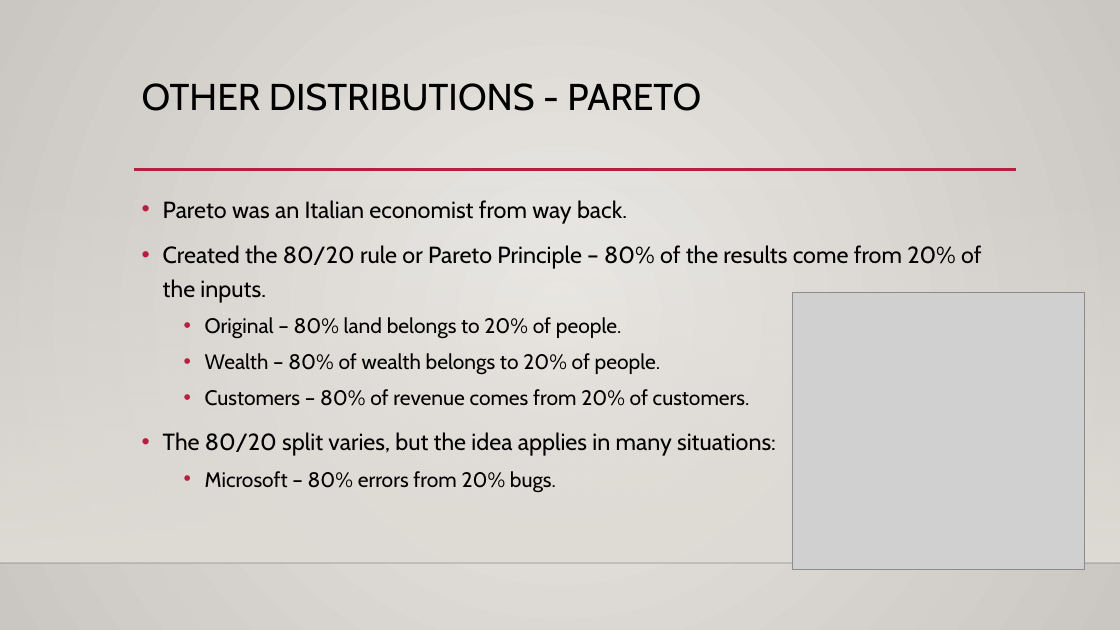
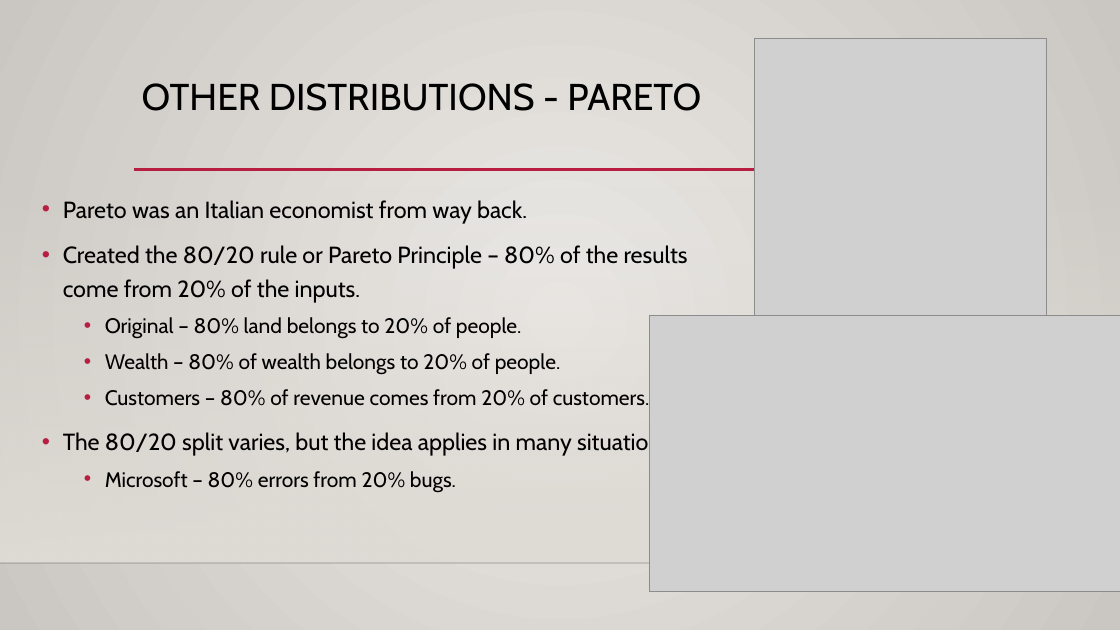
Before and after one commit to SedemSetor/Basic_Stats_in_Python_Student_Repository, a slide deck: slide 15 of reference_material/slides/008_Analytical_Distributions.pptx (slide 11 before the commit). Drawn at 1120x630 pixels with LibreOffice and Linux fonts; fonts in the diff are those of the drawing; grey boxes stand for pictures; background and template pictures are left out. Boxes give left, top, right and bottom in pixels: in the first picture for what was removed or moved away, otherwise in the second. Text is boxed around its words. In the diff, an @@ line names an element or a change of style, - is before the commit and + after.

```diff
--- a/reference_material/slides/008_Analytical_Distributions.pptx
+++ b/reference_material/slides/008_Analytical_Distributions.pptx
@@ picture: place and size @@
-picture at <box>792,293,1084,570</box>
+picture at <box>755,39,1046,315</box>
@@ text "Pareto was an Italian economist ..." rewrapped from <box>163,200,981,493</box> to <box>63,200,688,493</box> @@
@@ picture added at <box>650,315,1120,592</box> @@
```
Also in this commit, not shown: 6 other slides changed, 13 slides added, 6 other files.
